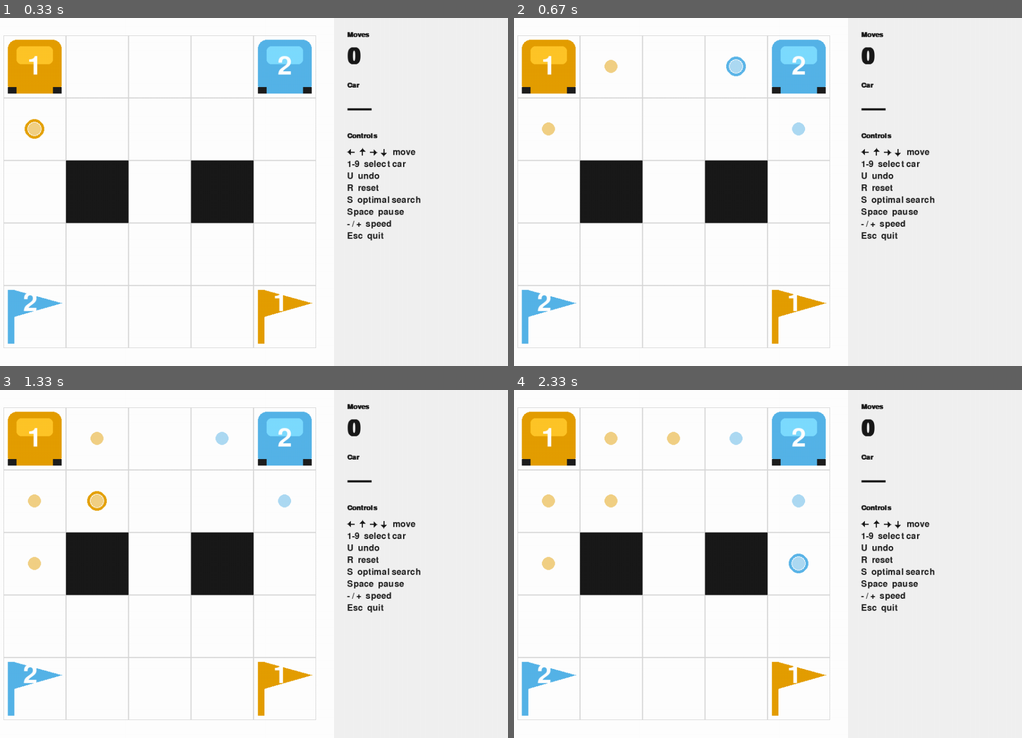
Above: before the commit, frames 1-4 (two rows, left to right).
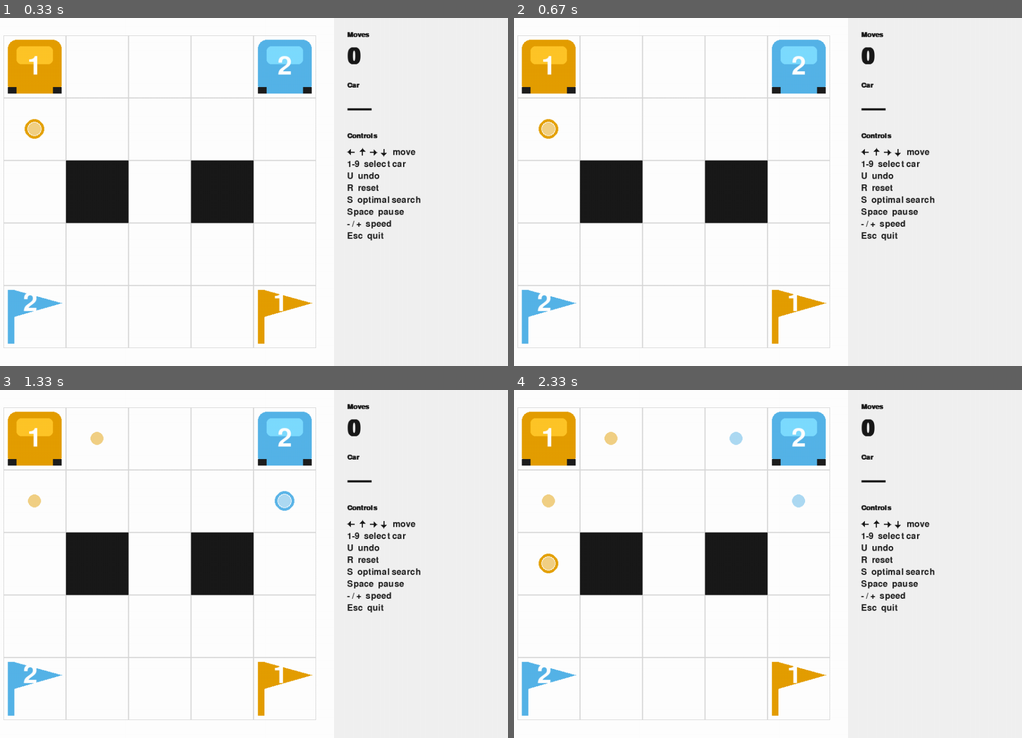
Above: after the commit, the same moments.

Repository: ldicandia/SIA-G3
Game: pygame game, started from TP1/scripts/replay_search.py
Same seed, same stepped clock (60 frames per second), same inputs: the game is played once before the commit and once after it.
Inputs:
- Up to frame 1 (0.33 s): no input
- Up to frame 2 (0.67 s): hold R from 0.33 s (still down); hold Right from 0.33 s (still down)
- Up to frame 3 (1.33 s): release R at 0.8 s; release Right at 0.8 s; tap Space at 0.83 s
- Up to frame 4 (2.33 s): tap Space at 2.17 s

Frame 1 is identical in both runs. In frame 2, 0.4% of the frame differs, in the area x 4-58%, y 11-35%; in frame 3, 0.4%; in frame 4, 0.4%.

Commit message:
Add R key to restart visual replay
Add a restart control for the visual replay: show 'R: Restart the replay from the beginning' in the controls and handle pygame.K_r to reinitialize MoveHistory, remaining_path, pending_cells, explored_cells, solution_paths, focus_cell, selected, announced_solved, paused and phase. Also resets next_visual_ms so the replay restarts immediately. This allows restarting the replay without closing the window.

Co-authored-by: Copilot <223556219+Copilot@users.noreply.github.com>

Diff:
--- a/TP1/scripts/replay_search.py
+++ b/TP1/scripts/replay_search.py
@@ -140,6 +140,7 @@
     print("Starting visual replay window...")
     print("Controls in replay:")
     print("  • Space: Pause / Resume replay")
+    print("  • R: Restart the replay from the beginning")
     print("  • Esc: Close window")
 
     history = MoveHistory.start(level.state)
@@ -172,6 +173,18 @@
                     running = False
                 elif event.key == pygame.K_SPACE:
                     paused = not paused
+                    next_visual_ms = pygame.time.get_ticks()
+                elif event.key == pygame.K_r:
+                    history = MoveHistory.start(level.state)
+                    remaining_path = deque(result.path)
+                    pending_cells = deque(expansion_order)
+                    explored_cells = {}
+                    solution_paths = {}
+                    focus_cell = None
+                    selected = None
+                    announced_solved = False
+                    paused = False
+                    phase = ReplayPhase.EXPLORING if pending_cells else ReplayPhase.TRAIL_PAUSE
                     next_visual_ms = pygame.time.get_ticks()
 
         now = pygame.time.get_ticks()
